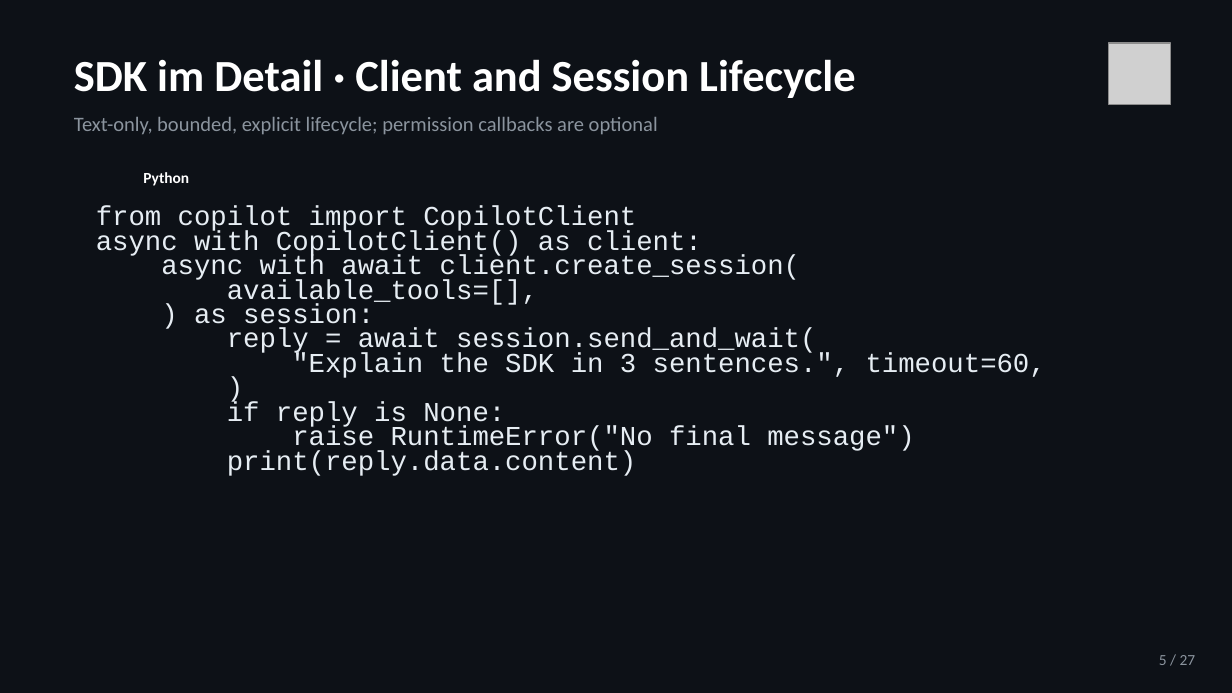
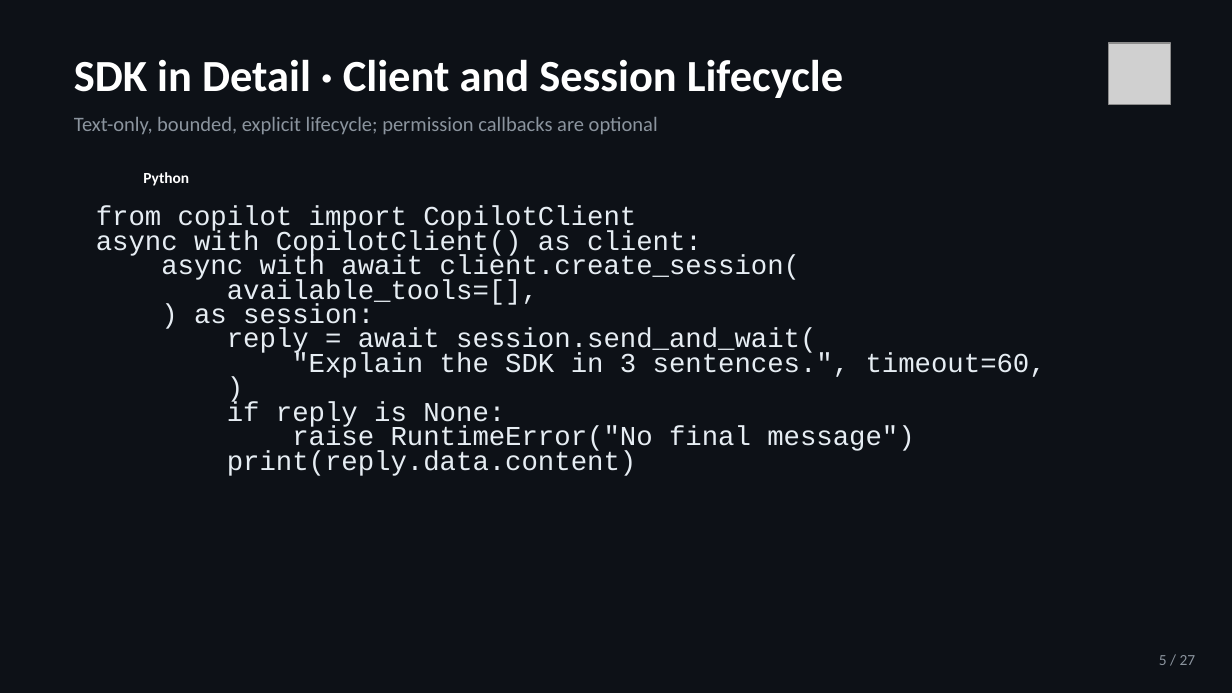
Before and after one commit to jeffrey-groneberg/ghcp_sdk, a slide deck: slide 5 of GitHub-Copilot-SDK.pptx. Drawn at 1232x693 pixels with LibreOffice and Linux fonts; fonts in the diff are those of the drawing; grey boxes stand for pictures. Boxes give left, top, right and bottom in pixels: in the first picture for what was removed or moved away, otherwise in the second. Text is boxed around its words. In the diff, an @@ line names an element or a change of style, - is before the commit and + after.

```diff
--- a/GitHub-Copilot-SDK.pptx
+++ b/GitHub-Copilot-SDK.pptx
@@ text at bbox=[74, 59, 843, 98]: text changed @@
-SDK im Detail · Client and Session Lifecycle
+SDK in Detail · Client and Session Lifecycle
```
Also in this commit, not shown: 10 other slides changed, 1 other file.
